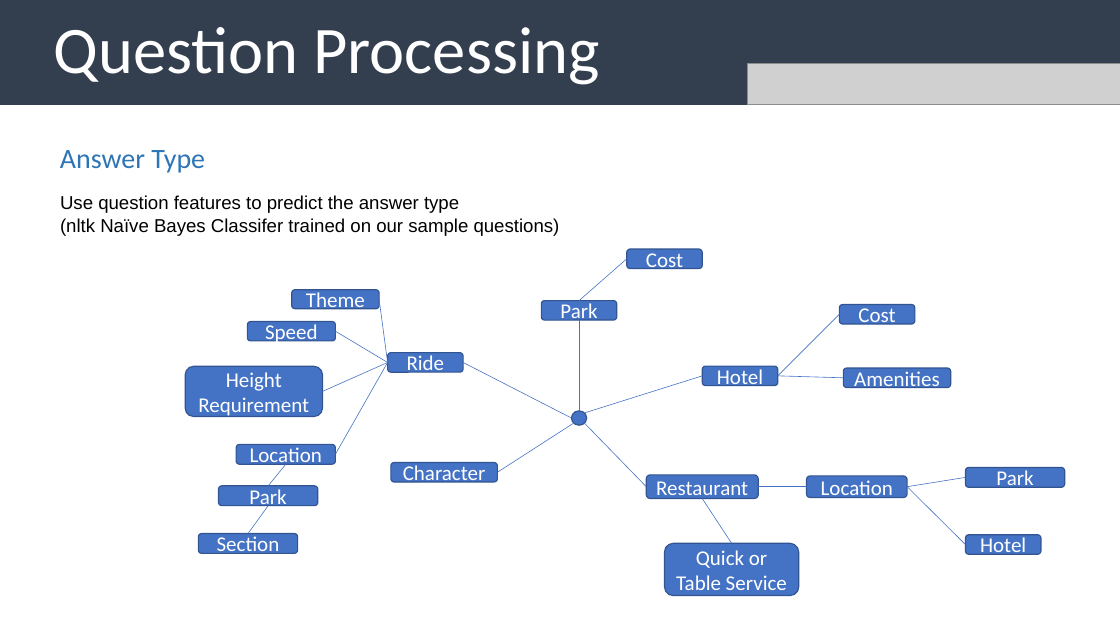
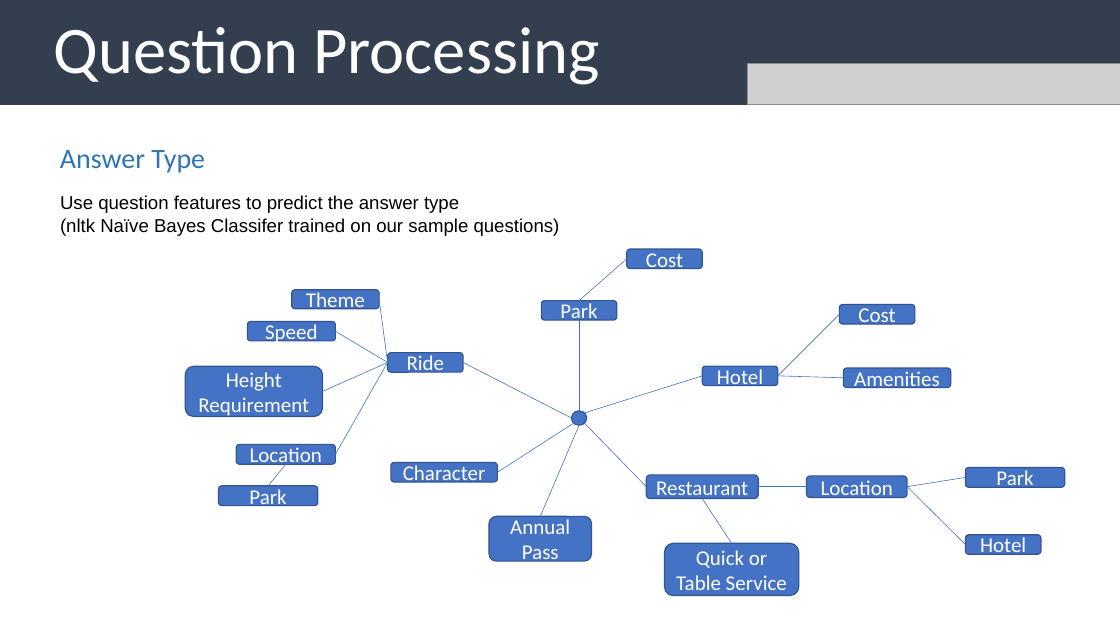
Before and after one commit to uabinf/nlp-group-project-fall-2020-disneyqanda, a slide deck: slide 5 of disneyqanda.pptx. Drawn at 1120x630 pixels with LibreOffice and Linux fonts; fonts in the diff are those of the drawing; grey boxes stand for pictures. Boxes give left, top, right and bottom in pixels: in the first picture for what was removed or moved away, otherwise in the second. Text is boxed around its words. In the diff, an @@ line names an element or a change of style, - is before the commit and + after.

```diff
--- a/disneyqanda.pptx
+++ b/disneyqanda.pptx
@@ line added from (579, 425) to (540, 517), #4472C4 0.5 pt @@
@@ line removed from (268, 506) to (248, 534) @@
@@ rounded rectangle removed at (198,534,297,554) @@
-Section
@@ rounded rectangle added at (489,517,592,561), fill #4472C4, outline #325491 1 pt, 18 pt, text #FFFFFF @@
+Annual Pass
```
Also in this commit, not shown: 2 other slides changed, 8 slides added, 4 slides removed.
